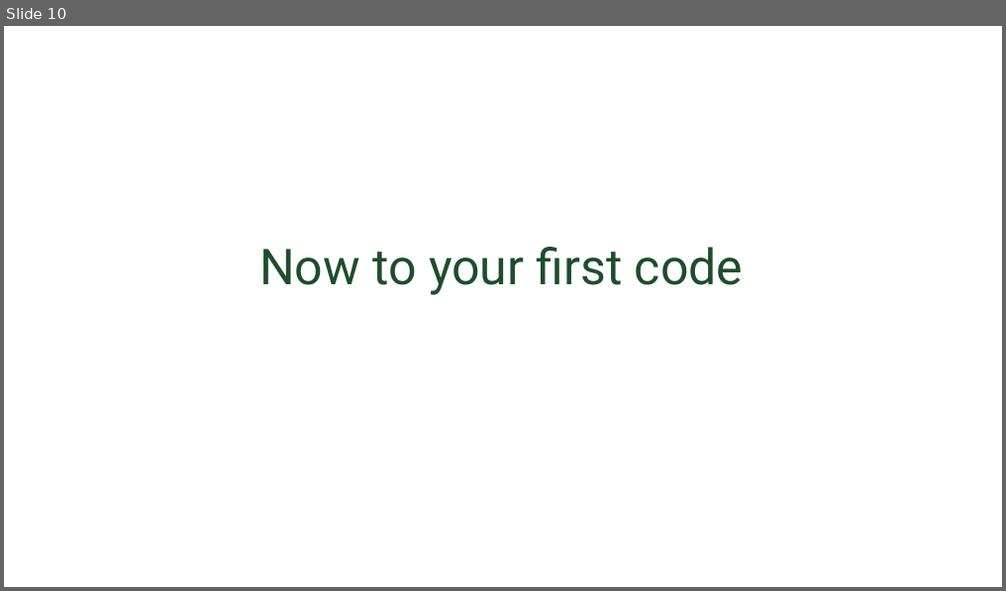
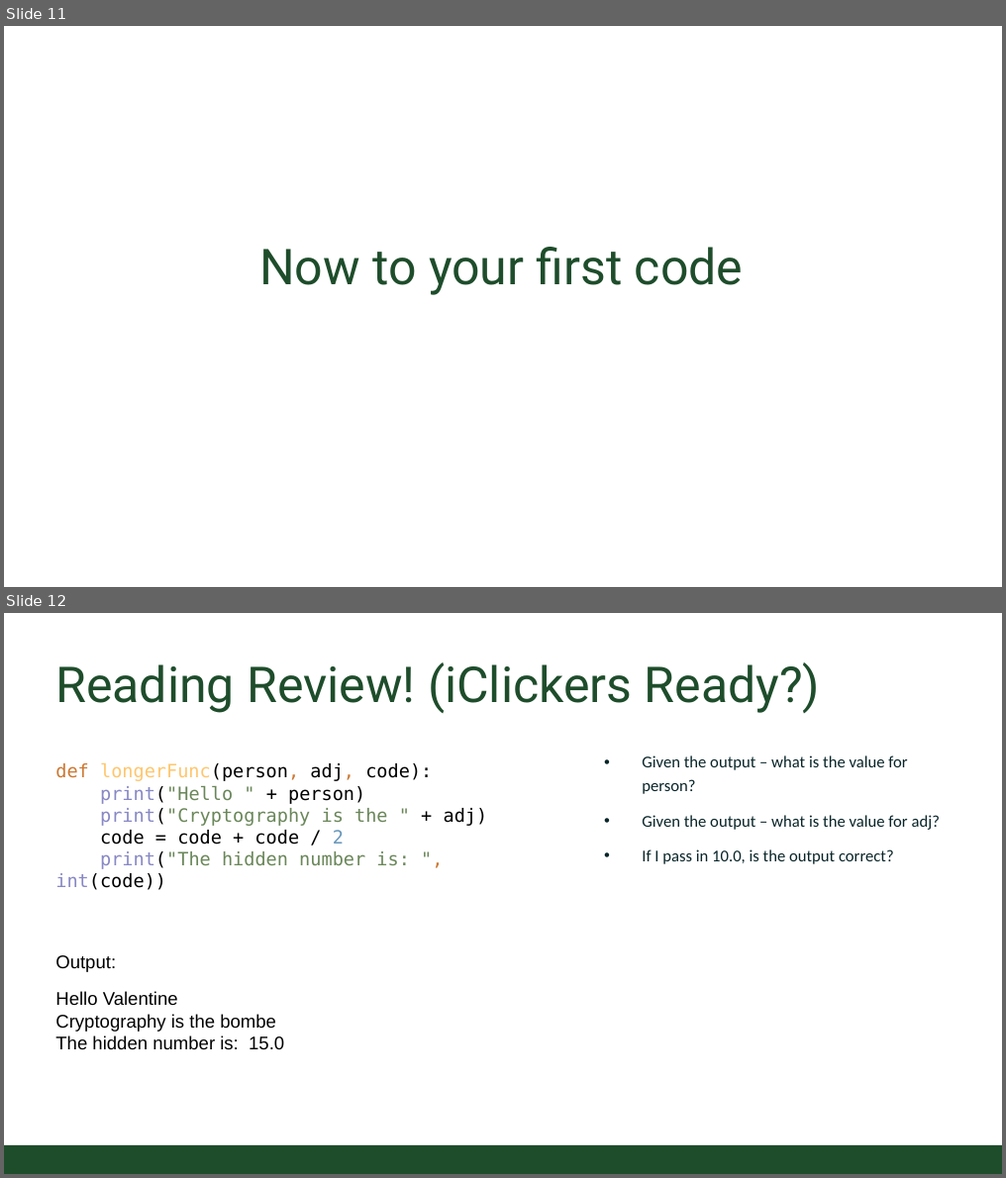
Before and after one commit to CSU-CS150B/handouts, a slide deck: Slides/On-Campus/02_01_turing_expressions_and_functions.pptx. Shown one above the other, each under a label of ours: slide 10 before the commit, slides 11 and 12 after it. The pictures are 1006x591 and 1006x1178 pixels, drawn with LibreOffice and Linux fonts; fonts in the diff are those of the drawing; background and template pictures are left out. Boxes give left, top, right and bottom in pixels: in the first picture for what was removed or moved away, otherwise in the second. Text is boxed around its words. In the diff, an @@ line names an element or a change of style, - is before the commit and + after.

```diff
--- a/Slides/On-Campus/02_01_turing_expressions_and_functions.pptx
+++ b/Slides/On-Campus/02_01_turing_expressions_and_functions.pptx
@@ slide 12 added at [4, 613, 1002, 1174], background #FFFFFF @@
@@ title added at [55, 663, 820, 713], 54 pt, text #1E4D2B @@
+Reading Review! (iClickers Ready?)
@@ text added at [642, 756, 940, 864], 18 pt, text #092529 @@
+• Given the output – what is the value for person?
+• Given the output – what is the value for adj?
+• If I pass in 10.0, is the output correct?
@@ text added at [55, 763, 488, 869], 20 pt, text #000000 @@
+def longerFunc(person, adj, code):
+print("Hello " + person)
+print("Cryptography is the " + adj)
+code = code + code / 2
+print("The hidden number is: ", int(code))
@@ text added at [55, 956, 116, 972], 20 pt, text #000000 @@
+Output:
@@ text added at [55, 991, 284, 1051], 20 pt, text #000000 @@
+Hello Valentine
+Cryptography is the bombe
+The hidden number is: 15.0
@@ rectangle added at [4, 1146, 1002, 1174], fill #1E4D2B @@
@@ what was slide 10 is now slide 11 @@
```
Also in this commit, not shown: 6 slides changed, 2 other slides added, 1 other file.
